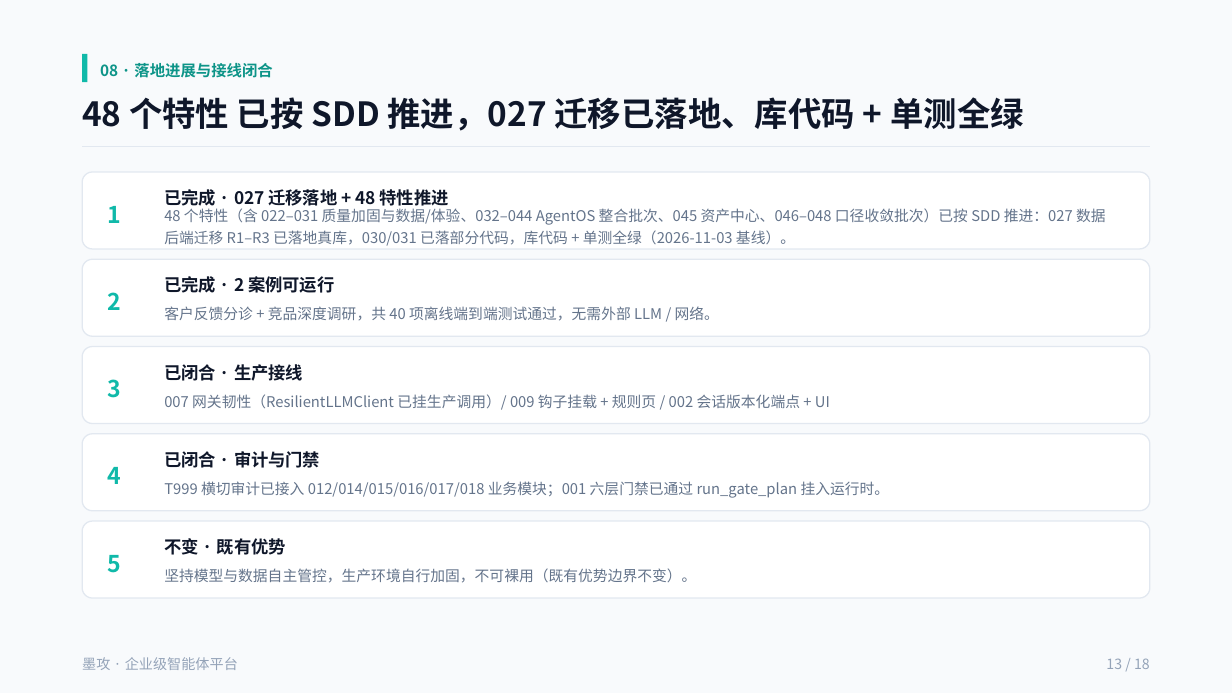
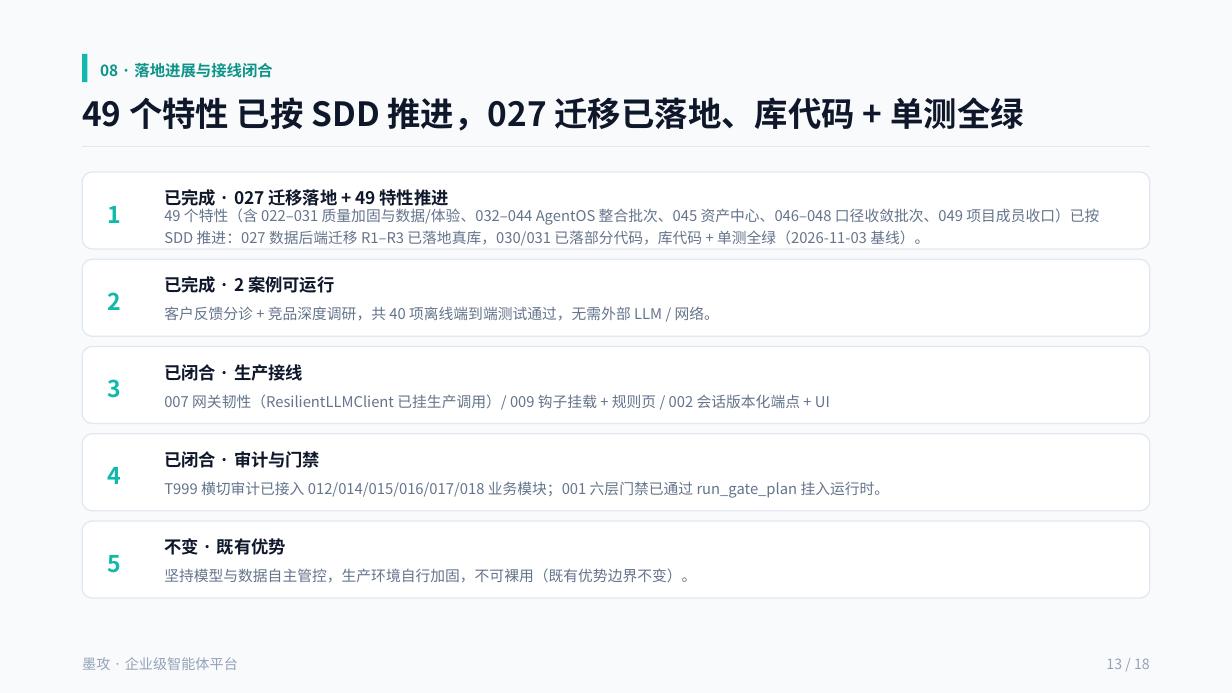
Before and after one commit to cooper2006/mogo, a slide deck: slide 13 of docs/intro-v4.pptx. Drawn at 1232x693 pixels with LibreOffice and Linux fonts; fonts in the diff are those of the drawing. Boxes give left, top, right and bottom in pixels: in the first picture for what was removed or moved away, otherwise in the second. Text is boxed around its words. In the diff, an @@ line names an element or a change of style, - is before the commit and + after.

Commit message:
release: v0.2.7 — 049 项目成员收口 + 017 三范围记忆（B2/B3），版本定版 0.2.7
版本定版 0.2.7：
- CHANGELOG.md：新增 v0.2.7 节（Added: 049 项目成员与项目层配额收口、
  017 三范围记忆 B2/B3；Fixed: 多租户 GET /projects 500、dsh-runtime-host
  sandbox 动态读取 release train、arm64/amd64 镜像切换），Unreleased 保留。
- 7 处版本来源 0.2.6 → 0.2.7：chat/admin pyproject、admin-web/user-web
  package.json、chat/admin/document-parser FastAPI(version=)、
  MCP_CLIENT_VERSION。
- 025 三份 OpenAPI 快照 info.version 同步 0.2.7（契约 version 1.0.0 不变）。

文档刷新（README 中英 + intro-v4.pptx + specs/INDEX.md）：
- specs 计数 48 → 49（001–049），049 补入目录与特性表；
- tasks 总计 1567 项、已勾 1549（余 18：024 7 + 017 5 + 049 2 +
  029/030/046/047 各 1）；
- intro-v4.pptx 首页版本 2026-11-03·v0.2.6 → 2026-11-06·v0.2.7，
  第 7/12/13 页统计数字同步。

注：.github/workflows/dsh-migration-step1.yml 与三处 pg_compat.py 为
11-05 会话的既有改动，未纳入本次发布提交。

```diff
--- a/docs/intro-v4.pptx
+++ b/docs/intro-v4.pptx
@@ text at bbox=[82, 97, 1023, 131]: text changed @@
-48 个特性 已按 SDD 推进，027 迁移已落地、库代码 + 单测全绿
+49 个特性 已按 SDD 推进，027 迁移已落地、库代码 + 单测全绿
@@ text at bbox=[164, 208, 1099, 246]: text changed @@
-48 个特性（含 022–031 质量加固与数据/体验、032–044 AgentOS 整合批次、045 资产中心、046–048 口径收敛批次）已按 SDD 推进：027 数据后端迁移 R1–R3 已落地真库，030/031 已落部分代码，库代码 + 单测全绿（2026-11-03 基线）。
+49 个特性（含 022–031 质量加固与数据/体验、032–044 AgentOS 整合批次、045 资产中心、046–048 口径收敛批次、049 项目成员收口）已按 SDD 推进：027 数据后端迁移 R1–R3 已落地真库，030/031 已落部分代码，库代码 + 单测全绿（2026-11-03 基线）。
@@ text at bbox=[164, 189, 449, 209]: text changed @@
-已完成 · 027 迁移落地 + 48 特性推进
+已完成 · 027 迁移落地 + 49 特性推进
```
Also in this commit, not shown: 3 other slides changed, 15 other files.
